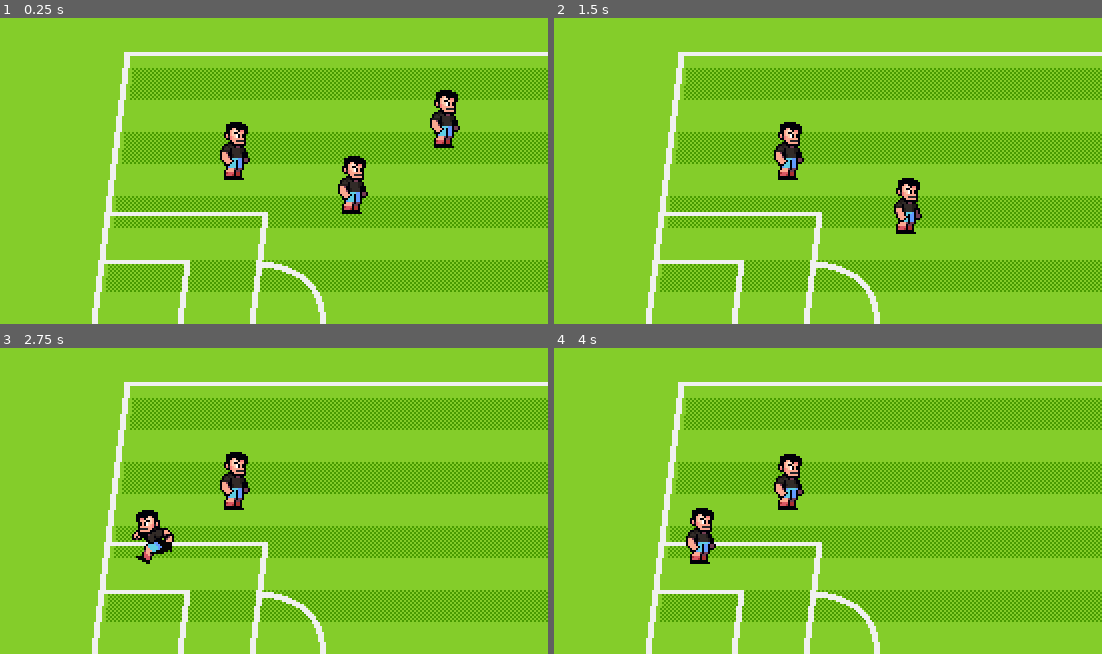
Above: before the commit, frames 1-4 (two rows, left to right).
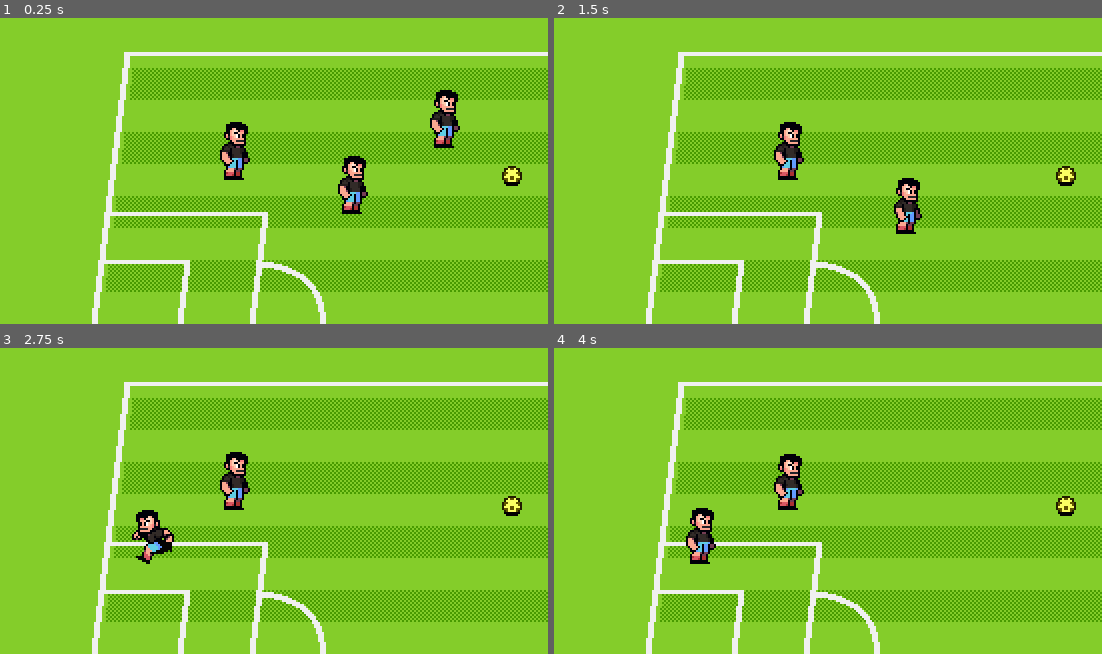
Above: after the commit, the same moments.

Repository: seedgs/SoccerCourse
Game: Godot game, scene res://scenes/world.tscn
The game is run twice, just before and just after one commit, with the same random seed, the same clock (stepped at 60 frames per second) and the same inputs.
Inputs:
- Up to frame 1 (0.25 s): no input
- Up to frame 2 (1.5 s): hold Right (P1_right) 0.53-1.28 s; tap . (P1_shootTheBall) at 0.6 s; hold Down (P1_down) from 1.28 s (still down); tap S (P2_down) at 1.35 s
- Up to frame 3 (2.75 s): release Down (P1_down) at 2.03 s; hold Right (P1_right) from 2.03 s (still down); hold A (P2_left) from 2.03 s (still down)
- Up to frame 4 (4 s): release Right (P1_right) at 2.78 s; release A (P2_left) at 2.78 s; hold Up (P1_up) 2.78-3.53 s; tap D (P2_right) at 2.85 s; hold Left (P1_left) from 3.53 s (still down); tap Space (P2_shootTheBall) at 3.6 s

The runs differ from the first frame. In frame 1, 0.2% of the frame differs, in the area x 91-96%, y 48-55%; in frame 2, 0.2%; in frame 3, 0.2%; in frame 4, 0.2%.

Commit message:
1、创建球的状态机 2、（重点！！！）人触碰球后，球跟随人一起移动！

Diff:
--- a/scenes/ball.tscn
+++ b/scenes/ball.tscn
@@ -1,14 +1,14 @@
-[gd_scene load_steps=9 format=3 uid="uid://b3tyogrdb3mde"]
+[gd_scene load_steps=10 format=3 uid="uid://b3tyogrdb3mde"]
 
 [ext_resource type="Texture2D" uid="uid://bnw2li0dnd817" path="res://assets/art/props/soccer-ball.png" id="1_7s4qf"]
+[ext_resource type="Script" uid="uid://bwlragqujiotk" path="res://scenes/ball/ball.gd" id="1_f7cbr"]
 [ext_resource type="Texture2D" uid="uid://te12k4nh80ea" path="res://assets/art/props/ball-shadow.png" id="2_cxlvu"]
 
 [sub_resource type="CircleShape2D" id="CircleShape2D_7s4qf"]
 radius = 5.0
 
-[sub_resource type="Animation" id="Animation_7s4qf"]
-resource_name = "idle"
-loop_mode = 1
+[sub_resource type="Animation" id="Animation_cxlvu"]
+length = 0.001
 tracks/0/type = "value"
 tracks/0/imported = false
 tracks/0/enabled = true
@@ -22,8 +22,9 @@
 "values": [0]
 }
 
-[sub_resource type="Animation" id="Animation_cxlvu"]
-length = 0.001
+[sub_resource type="Animation" id="Animation_7s4qf"]
+resource_name = "idle"
+loop_mode = 1
 tracks/0/type = "value"
 tracks/0/imported = false
 tracks/0/enabled = true
@@ -67,6 +68,7 @@
 
 [node name="Ball" type="AnimatableBody2D"]
 collision_layer = 4
+script = ExtResource("1_f7cbr")
 
 [node name="BallSprite" type="Sprite2D" parent="."]
 rotation = 0.00173077
@@ -92,6 +94,7 @@
 offset = Vector2(-8, -16)
 
 [node name="PlayerDetectionArea" type="Area2D" parent="."]
+unique_name_in_owner = true
 position = Vector2(0, -5)
 rotation = -0.00254586
 collision_layer = 0
--- /dev/null
+++ b/scenes/ball/ball.gd
@@ -0,0 +1,28 @@
+class_name Ball
+
+extends AnimatableBody2D # 继承自 AnimatableBody2D
+
+enum State {CARRIED, FREEFORM, SHOT} # 枚举 球 的状态
+
+@onready var player_direction_area : Area2D = %PlayerDetectionArea # “引用” ball下的子节点 Area2D
+
+var carried : Player = null
+var current_state : BallState = null # 球当前状态的引用
+var state_factory := BallStateFactory.new() # 实例化 ball_state_factory.gd
+var velocity := Vector2.ZERO # 球的 速度初始为 0
+
+
+
+func _ready() -> void:
+	switch_state(State.FREEFORM) # 球的状态一开始是 “自由状态”
+
+
+
+func switch_state(state: Ball.State) -> void:
+	if current_state != null: # 如果球的当前状态 不为 null
+		current_state.queue_free() # 清除当前状态
+	current_state = state_factory.get_fresh_state(state) # 创建 “新” 状态
+	current_state.setup(self, player_direction_area, carried) # 传入状态数据
+	current_state.state_transition_requested.connect(switch_state.bind()) # 球 收到 信号
+	current_state.name = "BallStateMachine"
+	call_deferred("add_child", current_state)
--- /dev/null
+++ b/scenes/ball/ball_state_factory.gd
@@ -0,0 +1,15 @@
+class_name BallStateFactory
+
+var states : Dictionary
+
+func _init() -> void:
+	states = {
+		  Ball.State.CARRIED: BallStateCarried,
+		  Ball.State.SHOT: BallStateShot,
+		  Ball.State.FREEFORM: BallStateFreeForm,
+	}
+
+
+func get_fresh_state(state: Ball.State) -> BallState:
+	assert(states.has(state), "state doesn't exist")
+	return states.get(state).new()
--- /dev/null
+++ b/scenes/ball/ball_states/ball_state.gd
@@ -0,0 +1,17 @@
+class_name BallState
+
+extends Node # 不需要继承
+
+
+signal state_transition_requested(new_state: BallState ) # 发射信号
+
+
+var ball : Ball = null # 声明球本身（使其可以给其他脚本使用）
+var carried : Player = null # 声明携带 为 “玩家”
+var player_direction_area : Area2D = null # 声明球下的子节点 —— Area2D
+
+# 设置声明的参数
+func setup(context_ball: Ball, context_player_direction_area: Area2D, context_carried: Player) -> void:
+	ball = context_ball
+	player_direction_area = context_player_direction_area
+	carried = context_carried
--- /dev/null
+++ b/scenes/ball/ball_states/ball_state_carried.gd
@@ -0,0 +1,14 @@
+class_name BallStateCarried
+
+extends BallState
+
+func _enter_tree() -> void:
+	assert(carried != null)
+
+
+func _process(_delta: float) -> void:
+
+	# 如果“ball_state_freeform.gd” 中的 “on_player_enter()” 方法中的 “ball.carried = body”去掉
+	# 代码 无法 判断 是 “谁” 拿到球， 就无法执行下面这 球跟随人的代码！！！
+
+	ball.position = ball.carried.position # 当玩家进入携带区域后， 球的位置就是人的位置（稍微在人的位置偏前一点点）
--- /dev/null
+++ b/scenes/ball/ball_states/ball_state_freeform.gd
@@ -0,0 +1,14 @@
+class_name BallStateFreeForm
+
+extends BallState
+
+
+func _enter_tree() -> void:
+	player_direction_area.body_entered.connect(on_player_enter.bind()) # 当玩家进入到球的检测区域后，连接并调用 方法
+
+func on_player_enter(body: Player) -> void:
+
+	# 记录谁拿球！（当前为玩家！！！）
+	ball.carried = body # 如果去掉这个，ball_state_carried.gd 中 “ball.position = ball.carried.position（当球为携带状态时，球 与 玩家的位置是一致的）” 检测不出 玩家，就会报错！！！
+
+	state_transition_requested.emit(Ball.State.CARRIED) # 发送 ball_state.gd里面的 “CARRIED”
--- /dev/null
+++ b/scenes/ball/ball_states/ball_state_shot.gd
@@ -0,0 +1,3 @@
+class_name BallStateShot
+
+extends BallState
--- a/scenes/characters/player.gd
+++ b/scenes/characters/player.gd
@@ -15,7 +15,7 @@
 @onready var player_sprite : Sprite2D = %PlayerSprite # player_sprite 被 “赋予” 节点 “Sprite”的 “2D”属性， 否则 player_sprite不可用
 
 
-var current_state: PlayerState = null # 当前节点
+var current_state: PlayerState = null # 玩家当前状态的引用
 
 var heading := Vector2.RIGHT
 
@@ -41,14 +41,14 @@
 
 
 
-func switch_state(state: State) -> void:
+func switch_state(state: Player.State) -> void:
 	if current_state != null:
 		current_state.queue_free() # 现有状态存在就销毁它
 	current_state = state_factory.get_fresh_state(state) # 从“player_state_facyory”获取get_fresh_state() 方法，并传入状态
 	current_state.steup(self, animation_player) # self为 player
 	current_state.state_transition_requested.connect(switch_state.bind()) # 接收信号，并绑定
 	current_state.name = "PlayerStateMachine: " + str(state)
-	call_deferred("add_child", current_state) # 把 switch_state()添加为子对象，并延迟调用
+	call_deferred("add_child", current_state) # 把 switch_state()添加为子对象，并延迟调用！
 
 
 
--- a/scenes/world.tscn
+++ b/scenes/world.tscn
@@ -1,9 +1,10 @@
-[gd_scene load_steps=5 format=3 uid="uid://c4wtsyy7juwnn"]
+[gd_scene load_steps=6 format=3 uid="uid://c4wtsyy7juwnn"]
 
 [ext_resource type="Texture2D" uid="uid://cn7vhce0nm335" path="res://assets/art/backgrounds/pitch-background.png" id="1_nnsk1"]
 [ext_resource type="Texture2D" uid="uid://o2g322xo0r40" path="res://assets/art/backgrounds/pitch-pattern.png" id="2_rwgxs"]
 [ext_resource type="Texture2D" uid="uid://bhcd82icqur22" path="res://assets/art/backgrounds/pitch-lines.png" id="3_4wyf3"]
 [ext_resource type="PackedScene" uid="uid://3bmm7635aae3" path="res://scenes/characters/player.tscn" id="4_k0juu"]
+[ext_resource type="PackedScene" uid="uid://b3tyogrdb3mde" path="res://scenes/ball.tscn" id="5_71j4m"]
 
 [node name="World" type="Node2D"]
 
@@ -26,13 +27,18 @@
 texture = ExtResource("3_4wyf3")
 centered = false
 
-[node name="Player" parent="." instance=ExtResource("4_k0juu")]
+[node name="ActorsContainer" type="Node2D" parent="."]
+
+[node name="Player" parent="ActorsContainer" instance=ExtResource("4_k0juu")]
 position = Vector2(124, 108)
 
-[node name="Player2" parent="." instance=ExtResource("4_k0juu")]
+[node name="Player2" parent="ActorsContainer" instance=ExtResource("4_k0juu")]
 position = Vector2(229, 92)
 control_scheme = 1
 
-[node name="Player3" parent="." instance=ExtResource("4_k0juu")]
+[node name="Player3" parent="ActorsContainer" instance=ExtResource("4_k0juu")]
 position = Vector2(183, 125)
 control_scheme = 2
+
+[node name="Ball" parent="ActorsContainer" instance=ExtResource("5_71j4m")]
+position = Vector2(262, 111)
Not shown, added: scenes/ball/ball.gd.uid
Not shown, added: scenes/ball/ball_state_factory.gd.uid
Not shown, added: scenes/ball/ball_states/ball_state.gd.uid
Not shown, added: scenes/ball/ball_states/ball_state_carried.gd.uid
Not shown, added: scenes/ball/ball_states/ball_state_freeform.gd.uid
Not shown, added: scenes/ball/ball_states/ball_state_shot.gd.uid
